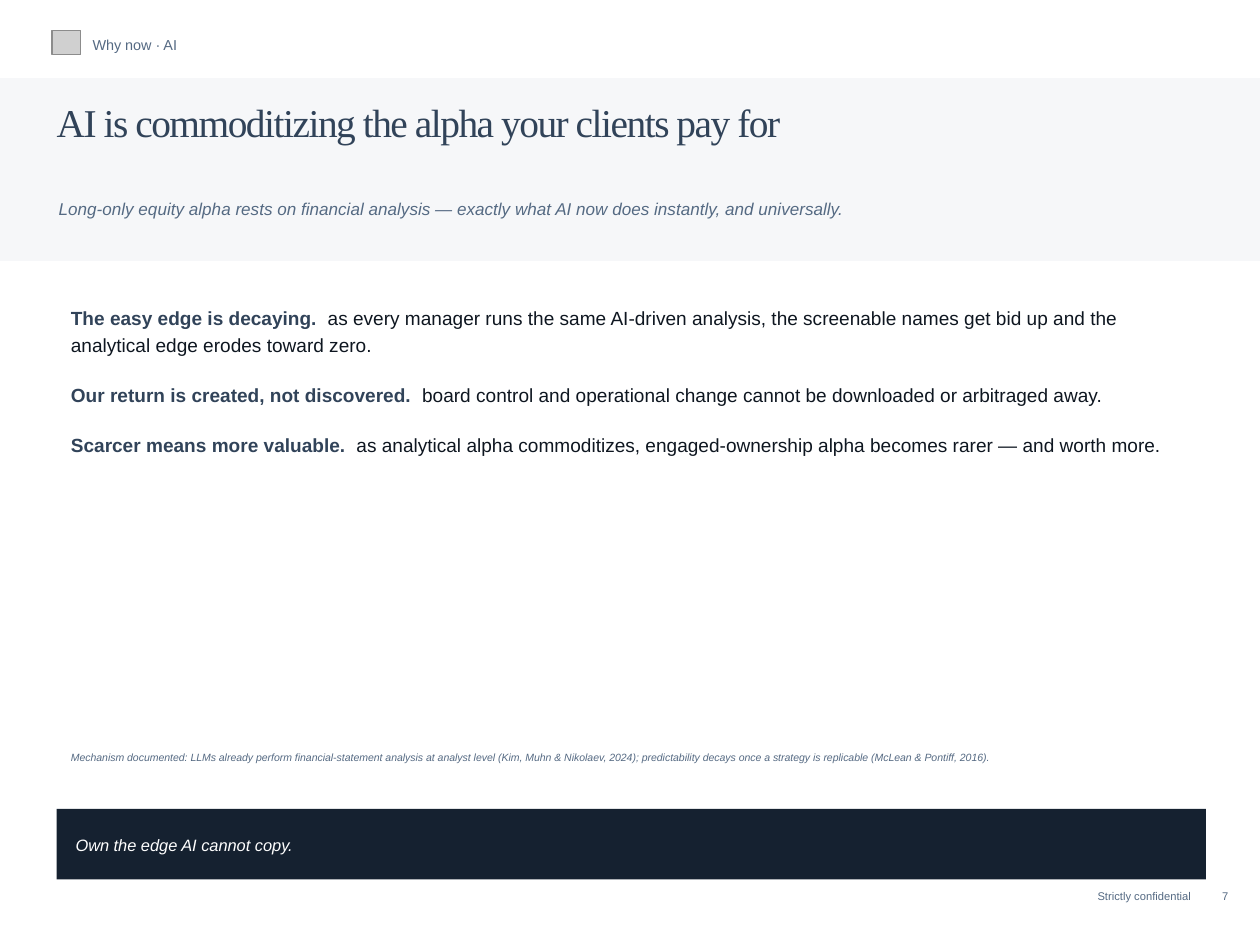
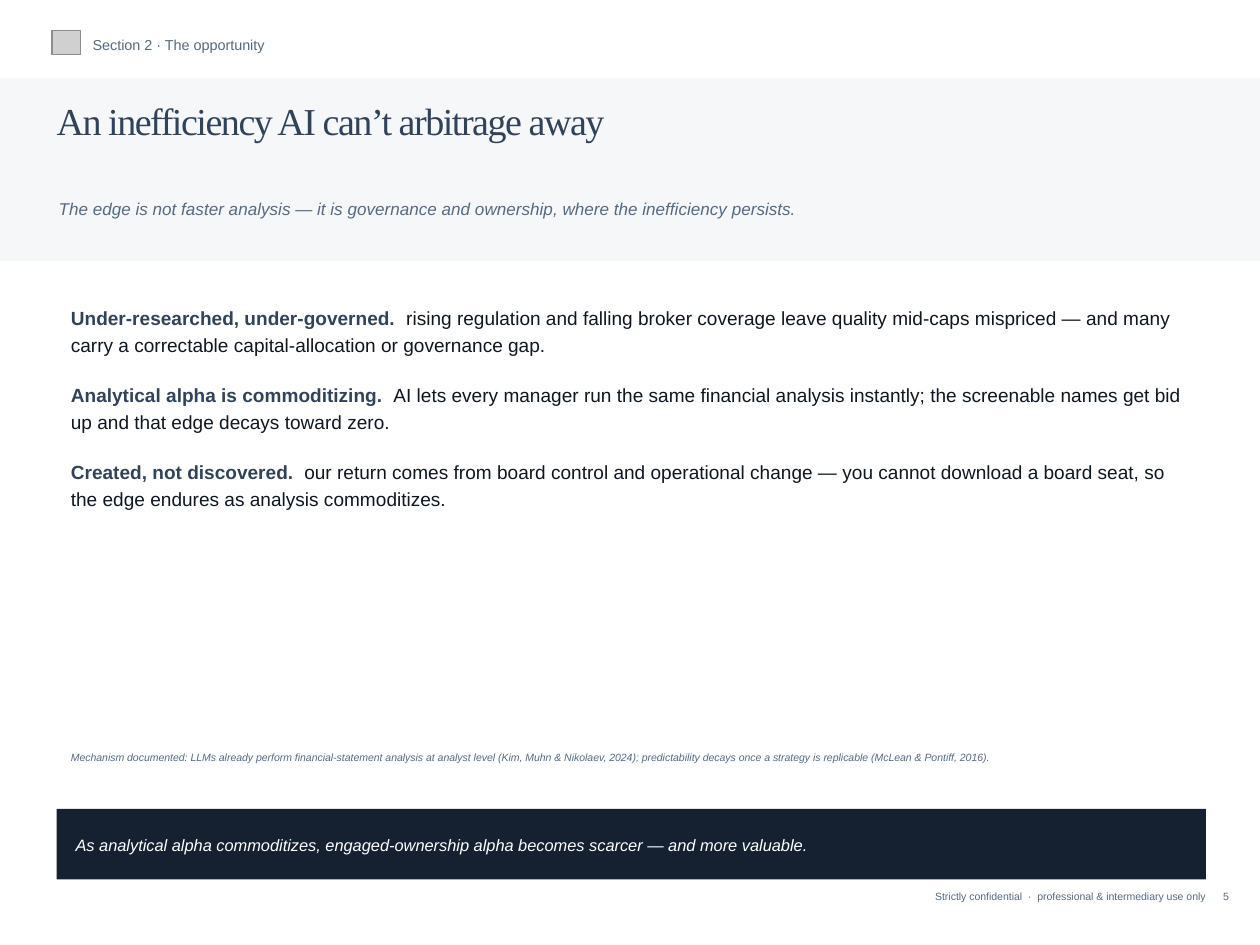
Before and after one commit to charette-lab/Claude, a slide deck: slide 6 of Athanase_Investment_Trust_Pitch.pptx (slide 8 before the commit). Drawn at 1260x945 pixels with LibreOffice and Linux fonts; fonts in the diff are those of the drawing; grey boxes stand for pictures. Boxes give left, top, right and bottom in pixels: in the first picture for what was removed or moved away, otherwise in the second. Text is boxed around its words. In the diff, an @@ line names an element or a change of style, - is before the commit and + after.

```diff
--- a/Athanase_Investment_Trust_Pitch.pptx
+++ b/Athanase_Investment_Trust_Pitch.pptx
@@ text at (93,39,265,53): text changed @@
-Why now · AI
+Section 2 · The opportunity
@@ text at (57,108,605,143): text changed; size 24 to 23.2 pt @@
-AI is commoditizing the alpha your clients pay for
+An inefficiency AI can’t arbitrage away
@@ text at (59,202,796,219): text changed @@
-Long-only equity alpha rests on financial analysis — exactly what AI now does instantly, and universally.
+The edge is not faster analysis — it is governance and ownership, where the inefficiency persists.
@@ text at (71,311,1180,510): text changed @@
-The easy edge is decaying. as every manager runs the same AI-driven analysis, the screenable names get bid up and the analytical edge erodes toward zero.
-Our return is created, not discovered. board control and operational change cannot be downloaded or arbitraged away.
-Scarcer means more valuable. as analytical alpha commoditizes, engaged-ownership alpha becomes rarer — and worth more.
+Under-researched, under-governed. rising regulation and falling broker coverage leave quality mid-caps mispriced — and many carry a correctable capital-allocation or governance gap.
+Analytical alpha is commoditizing. AI lets every manager run the same financial analysis instantly; the screenable names get bid up and that edge decays toward zero.
+Created, not discovered. our return comes from board control and operational change — you cannot download a board seat, so the edge endures as analysis commoditizes.
@@ text at (76,839,807,855): text changed @@
-Own the edge AI cannot copy.
+As analytical alpha commoditizes, engaged-ownership alpha becomes scarcer — and more valuable.
@@ text at (935,892,1229,902): text changed; size 6.8 to 6.4 pt @@
-Strictly confidential 7
+Strictly confidential · professional & intermediary use only 5
```
Also in this commit, not shown: 8 other slides changed, 10 slides added, 1 other file.
